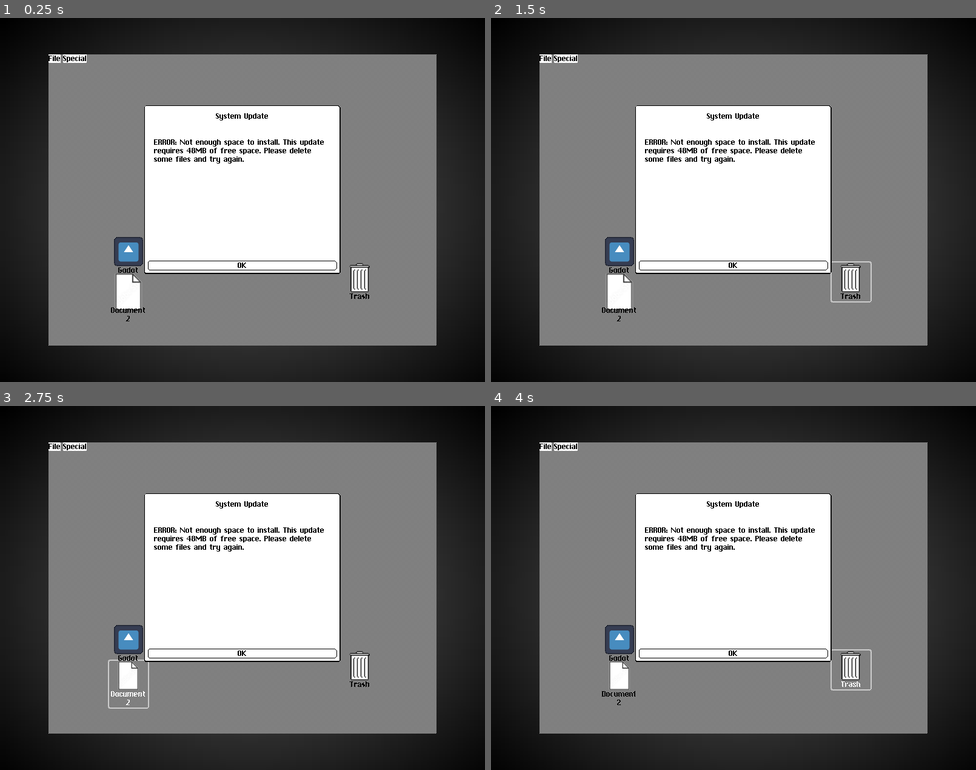
Above: before the commit, frames 1-4 (two rows, left to right).
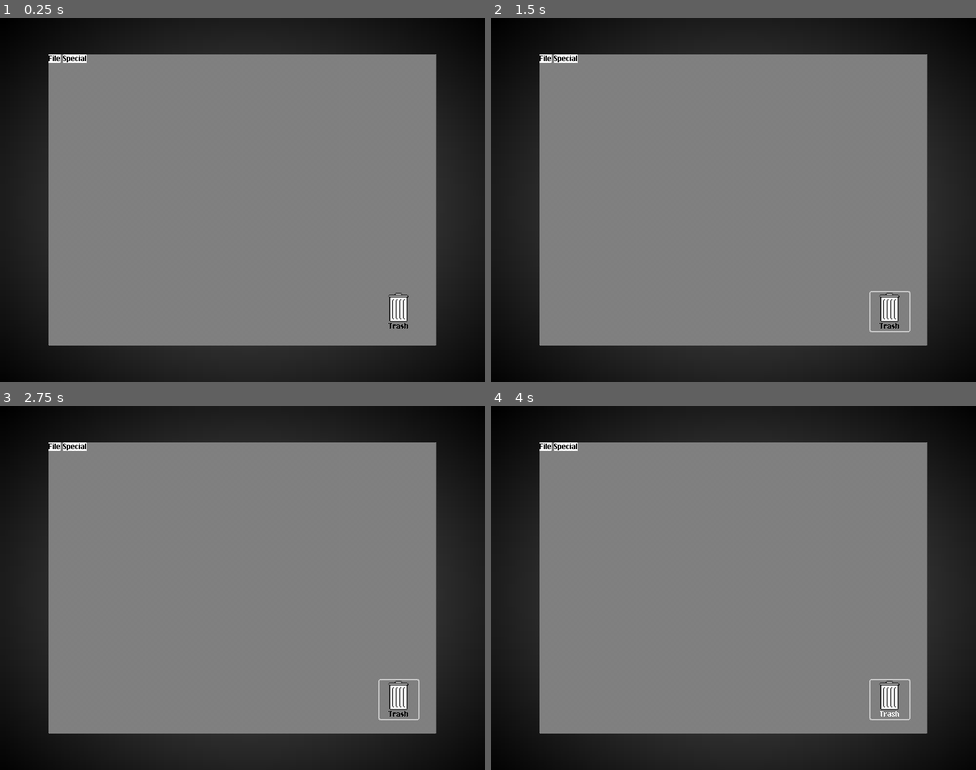
Above: after the commit, the same moments.

Repository: ee0pdt/gwj-78-erase
Game: Godot game, scene res://main.tscn
The game is run twice, just before and just after one commit, with the same random seed, the same clock (stepped at 60 frames per second) and the same inputs. The engine's default icon, where the game draws it, is replaced by a stand-in: a white triangle on a blue panel in a dark square.
Inputs (mouse positions are in pixels of both pictures, inside the frame that each line leads up to):
- Up to frame 1 (0.25 s): no input
- Up to frame 2 (1.5 s): click "Trash" at 0.5 s; click (689, 254) at 1.25 s, where only the run before the commit has a clickable "Document"
- Up to frame 3 (2.75 s): click (126, 682) at 2 s, where only the run before the commit has a clickable "Document 2"
- Up to frame 4 (4 s): click (617, 642) at 2.75 s, where only the run before the commit has a clickable "Godot"; click "Trash" at 3.5 s

The runs differ from the first frame. In frame 1, 54% of the frame differs, in the area x 10-90%, y 10-90%; in frame 2, 54%; in frame 3, 54%; in frame 4, 54%.

Commit message:
Setup all the scenes

Diff:
--- a/desktop/desktop.gd
+++ b/desktop/desktop.gd
@@ -1,14 +1,30 @@
 extends PanelContainer
+
 
 signal document_dropped(data, drop_position)
 
 
+# In your main scene
+func _ready():
+	# Set up the panel (drop target)
+	self.document_dropped.connect(_on_document_dropped)
+	#%Trash.pressed.connect(_on_document_clicked)
+
+
 func _can_drop_data(_position, data):
+	print("_can_drop_data", data)
 	# Check if the incoming drag data is a document
 	return typeof(data) == TYPE_DICTIONARY and data.has("type")
 
 
 func _drop_data(at_position, data):
 	# Emit signal with the drop data and position
-	print(data, at_position)
 	document_dropped.emit(data, at_position)
+
+
+func _on_document_dropped(data, drop_position):
+	print("_on_document_dropped")
+	# Handle the drop - e.g., move the document to the new position
+	var doc_node = data.model
+	if doc_node:
+		doc_node.global_position = drop_position
--- /dev/null
+++ b/desktop/desktop.tscn
@@ -0,0 +1,34 @@
+[gd_scene load_steps=5 format=3 uid="uid://ci6s5avk5f0ju"]
+
+[ext_resource type="Theme" uid="uid://cmnrvs380oc6u" path="res://themes/os1_mono.tres" id="1_xkt3d"]
+[ext_resource type="Script" uid="uid://pjn5egmtl16x" path="res://desktop/desktop.gd" id="2_irqsv"]
+[ext_resource type="Texture2D" uid="uid://qyfy5t08yk3q" path="res://assets/images/os1_bkg.png" id="3_hbe16"]
+[ext_resource type="PackedScene" uid="uid://bepushbvyj688" path="res://file_system_items/trash/trash.tscn" id="4_6vopt"]
+
+[node name="Desktop" type="PanelContainer"]
+anchors_preset = 8
+anchor_left = 0.5
+anchor_top = 0.5
+anchor_right = 0.5
+anchor_bottom = 0.5
+offset_left = -321.0
+offset_top = -240.0
+offset_right = 319.0
+offset_bottom = 240.0
+grow_horizontal = 2
+grow_vertical = 2
+theme = ExtResource("1_xkt3d")
+script = ExtResource("2_irqsv")
+
+[node name="DesktopBackground" type="TextureRect" parent="."]
+layout_mode = 2
+texture = ExtResource("3_hbe16")
+stretch_mode = 1
+
+[node name="Trash" parent="DesktopBackground" instance=ExtResource("4_6vopt")]
+unique_name_in_owner = true
+layout_mode = 0
+offset_left = 547.0
+offset_top = 392.0
+offset_right = 611.0
+offset_bottom = 456.0
--- /dev/null
+++ b/empty_trash_dialog/empty_trash_dialog.tscn
@@ -0,0 +1,12 @@
+[gd_scene load_steps=2 format=3 uid="uid://wyj22wjeccw6"]
+
+[ext_resource type="Theme" uid="uid://cmnrvs380oc6u" path="res://themes/os1_mono.tres" id="1_nvpd0"]
+
+[node name="EmptyTrashDialog" type="ConfirmationDialog"]
+auto_translate_mode = 1
+title = "Empty Trash"
+initial_position = 2
+size = Vector2i(462, 106)
+theme = ExtResource("1_nvpd0")
+dialog_text = "Are you sure you want to delete all the items in the trash? This cannot be undone."
+dialog_autowrap = true
--- /dev/null
+++ b/file_system_items/application/application.tscn
@@ -0,0 +1,16 @@
+[gd_scene load_steps=3 format=3 uid="uid://dmf3a1es3sgi4"]
+
+[ext_resource type="Texture2D" uid="uid://7t1a23q1qagy" path="res://icon.svg" id="1_0a6u3"]
+[ext_resource type="Script" uid="uid://dmdsd5sq65irp" path="res://file_system_items/application/application.gd" id="2_sy4et"]
+
+[node name="Application" type="Button"]
+offset_right = 64.0
+offset_bottom = 64.0
+text = "Godot"
+icon = ExtResource("1_0a6u3")
+flat = true
+autowrap_mode = 1
+icon_alignment = 1
+vertical_icon_alignment = 2
+expand_icon = true
+script = ExtResource("2_sy4et")
--- /dev/null
+++ b/file_system_items/document/document.tscn
@@ -0,0 +1,16 @@
+[gd_scene load_steps=3 format=3 uid="uid://d4c8dtd2jia1d"]
+
+[ext_resource type="Texture2D" uid="uid://c8l3nhsy06asv" path="res://assets/images/document.png" id="1_rogos"]
+[ext_resource type="Script" uid="uid://bykqjgpcn73br" path="res://file_system_items/document/document.gd" id="2_u5wlp"]
+
+[node name="Document" type="Button"]
+offset_right = 89.0
+offset_bottom = 64.0
+text = "Document"
+icon = ExtResource("1_rogos")
+flat = true
+icon_alignment = 1
+vertical_icon_alignment = 2
+expand_icon = true
+script = ExtResource("2_u5wlp")
+file_size = 7.5
--- a/file_system_item/file_system_item.gd
+++ b/file_system_items/file_system_item/file_system_item.gd
@@ -24,6 +24,7 @@
 	preview.text = self.text
 	preview.icon_alignment = self.icon_alignment
 	preview.vertical_icon_alignment = self.vertical_icon_alignment
+	preview.alignment = self.alignment
 	preview.flat = true
 
 	set_drag_preview(preview)
--- a/trash/trash.gd
+++ b/file_system_items/trash/trash.gd
@@ -1,6 +1,7 @@
 extends FileSystemItem
 
 @export_file() var hover_icon_file
+@export_node_path() var screen
 
 var original_icon := icon
 var contents: Array[Node]
@@ -29,7 +30,7 @@
 	match what:
 		NOTIFICATION_MOUSE_ENTER:
 			# Handle mouse hover enter
-			if %Screen.gui_is_dragging():
+			if screen and screen.gui_is_dragging():
 				icon = hover_icon
 		NOTIFICATION_MOUSE_EXIT:
 			# Handle mouse hover exit
--- /dev/null
+++ b/file_system_items/trash/trash.tscn
@@ -0,0 +1,18 @@
+[gd_scene load_steps=3 format=3 uid="uid://bepushbvyj688"]
+
+[ext_resource type="Texture2D" uid="uid://dbx7n44neu5r7" path="res://assets/images/trash.png" id="1_mob3s"]
+[ext_resource type="Script" uid="uid://dtb75nehl5f26" path="res://file_system_items/trash/trash.gd" id="2_p404l"]
+
+[node name="Trash" type="Button"]
+offset_right = 64.0
+offset_bottom = 64.0
+theme_override_colors/font_outline_color = Color(0, 0, 0, 1)
+theme_override_constants/icon_max_width = 64
+text = "Trash"
+icon = ExtResource("1_mob3s")
+flat = true
+icon_alignment = 1
+vertical_icon_alignment = 2
+expand_icon = true
+script = ExtResource("2_p404l")
+hover_icon_file = "uid://7t1a23q1qagy"
--- /dev/null
+++ b/install_window/install_window.tscn
@@ -0,0 +1,21 @@
+[gd_scene load_steps=2 format=3 uid="uid://cwrx8tafveswp"]
+
+[ext_resource type="Script" uid="uid://cgvc3brkqnpix" path="res://window_2.gd" id="1_gnn15"]
+
+[node name="Install window" type="Window"]
+auto_translate_mode = 1
+title = "Installation"
+initial_position = 1
+size = Vector2i(320, 240)
+visible = false
+min_size = Vector2i(120, 120)
+max_size = Vector2i(640, 480)
+keep_title_visible = true
+script = ExtResource("1_gnn15")
+
+[node name="Panel" type="PanelContainer" parent="."]
+anchors_preset = 15
+anchor_right = 1.0
+anchor_bottom = 1.0
+grow_horizontal = 2
+grow_vertical = 2
--- a/main.gd
+++ /dev/null
@@ -1,19 +0,0 @@
-extends Node
-
-
-# In your main scene
-func _ready():
-	# Set up the panel (drop target)
-	%Desktop.document_dropped.connect(_on_document_dropped)
-	%Trash.pressed.connect(_on_document_clicked)
-
-
-func _on_document_clicked():
-	print("Document clicked!")
-
-
-func _on_document_dropped(data, drop_position):
-	# Handle the drop - e.g., move the document to the new position
-	var doc_node = data.model
-	if doc_node:
-		doc_node.global_position = drop_position
--- a/main.tscn
+++ b/main.tscn
@@ -1,17 +1,6 @@
-[gd_scene load_steps=15 format=3 uid="uid://bo20ipot6i628"]
+[gd_scene load_steps=4 format=3 uid="uid://bo20ipot6i628"]
 
-[ext_resource type="Script" uid="uid://dgkxfcbe50k2v" path="res://main.gd" id="1_lquwl"]
-[ext_resource type="Script" uid="uid://cgvc3brkqnpix" path="res://window_2.gd" id="2_0xm2m"]
-[ext_resource type="Script" uid="uid://pjn5egmtl16x" path="res://desktop/desktop.gd" id="2_1bvp3"]
-[ext_resource type="Texture2D" uid="uid://dbx7n44neu5r7" path="res://assets/images/trash.png" id="2_h2yge"]
-[ext_resource type="Theme" uid="uid://cmnrvs380oc6u" path="res://themes/os1_mono.tres" id="3_efxa6"]
-[ext_resource type="Script" uid="uid://dtb75nehl5f26" path="res://trash/trash.gd" id="4_1bvp3"]
-[ext_resource type="Texture2D" uid="uid://qyfy5t08yk3q" path="res://assets/images/os1_bkg.png" id="5_dg77c"]
-[ext_resource type="Script" uid="uid://bykqjgpcn73br" path="res://document/document.gd" id="6_7mycd"]
-[ext_resource type="Texture2D" uid="uid://c8l3nhsy06asv" path="res://assets/images/document.png" id="6_272bh"]
-[ext_resource type="Script" uid="uid://bgsgt0niuif7a" path="res://menu_bar/menu_bar.gd" id="8_5vw27"]
-[ext_resource type="Texture2D" uid="uid://7t1a23q1qagy" path="res://icon.svg" id="8_kek77"]
-[ext_resource type="Script" uid="uid://dmdsd5sq65irp" path="res://application/application.gd" id="9_4c57u"]
+[ext_resource type="PackedScene" uid="uid://cpt1rj40a0kk3" path="res://screen/screen.tscn" id="1_ig7tw"]
 
 [sub_resource type="Gradient" id="Gradient_0xm2m"]
 offsets = PackedFloat32Array(0, 0.330986, 1)
@@ -24,7 +13,6 @@
 fill_to = Vector2(1, 1)
 
 [node name="Node2D" type="Node2D"]
-script = ExtResource("1_lquwl")
 
 [node name="CanvasLayer" type="CanvasLayer" parent="."]
 
@@ -38,193 +26,5 @@
 grow_vertical = 2
 texture = SubResource("GradientTexture2D_h2yge")
 
-[node name="Screen" type="Window" parent="CanvasLayer"]
+[node name="Screen" parent="CanvasLayer" instance=ExtResource("1_ig7tw")]
 unique_name_in_owner = true
-gui_embed_subwindows = true
-initial_position = 2
-size = Vector2i(640, 480)
-borderless = true
-
-[node name="Install window" type="Window" parent="CanvasLayer/Screen"]
-auto_translate_mode = 1
-title = "Installation"
-initial_position = 1
-size = Vector2i(320, 240)
-visible = false
-min_size = Vector2i(120, 120)
-max_size = Vector2i(640, 480)
-keep_title_visible = true
-script = ExtResource("2_0xm2m")
-
-[node name="Panel" type="PanelContainer" parent="CanvasLayer/Screen/Install window"]
-anchors_preset = 15
-anchor_right = 1.0
-anchor_bottom = 1.0
-grow_horizontal = 2
-grow_vertical = 2
-
-[node name="Desktop" type="PanelContainer" parent="CanvasLayer/Screen"]
-unique_name_in_owner = true
-anchors_preset = 15
-anchor_right = 1.0
-anchor_bottom = 1.0
-grow_horizontal = 2
-grow_vertical = 2
-theme = ExtResource("3_efxa6")
-script = ExtResource("2_1bvp3")
-
-[node name="DesktopBackground" type="TextureRect" parent="CanvasLayer/Screen/Desktop"]
-layout_mode = 2
-texture = ExtResource("5_dg77c")
-stretch_mode = 1
-
-[node name="Trash" type="Button" parent="CanvasLayer/Screen/Desktop/DesktopBackground"]
-unique_name_in_owner = true
-layout_mode = 0
-offset_left = 482.0
-offset_top = 342.99
-offset_right = 546.0
-offset_bottom = 406.99
-theme_override_colors/font_outline_color = Color(0, 0, 0, 1)
-theme_override_constants/icon_max_width = 64
-text = "Trash"
-icon = ExtResource("2_h2yge")
-flat = true
-icon_alignment = 1
-vertical_icon_alignment = 2
-expand_icon = true
-script = ExtResource("4_1bvp3")
-hover_icon_file = "uid://7t1a23q1qagy"
-
-[node name="Document" type="Button" parent="CanvasLayer/Screen/Desktop/DesktopBackground"]
-unique_name_in_owner = true
-layout_mode = 0
-offset_left = 200.0
-offset_top = 300.0
-offset_right = 289.0
-offset_bottom = 364.0
-text = "Document"
-icon = ExtResource("6_272bh")
-flat = true
-icon_alignment = 1
-vertical_icon_alignment = 2
-expand_icon = true
-script = ExtResource("6_7mycd")
-file_size = 7.5
-
-[node name="Document2" type="Button" parent="CanvasLayer/Screen/Desktop/DesktopBackground"]
-unique_name_in_owner = true
-layout_mode = 0
-offset_left = 100.0
-offset_top = 360.0
-offset_right = 164.0
-offset_bottom = 437.0
-text = "Document 2"
-icon = ExtResource("6_272bh")
-flat = true
-autowrap_mode = 1
-icon_alignment = 1
-vertical_icon_alignment = 2
-expand_icon = true
-script = ExtResource("6_7mycd")
-file_size = 12.5
-
-[node name="Application" type="Button" parent="CanvasLayer/Screen/Desktop/DesktopBackground"]
-unique_name_in_owner = true
-layout_mode = 0
-offset_left = 100.0
-offset_top = 300.0
-offset_right = 164.0
-offset_bottom = 364.0
-text = "Godot"
-icon = ExtResource("8_kek77")
-flat = true
-autowrap_mode = 1
-icon_alignment = 1
-vertical_icon_alignment = 2
-expand_icon = true
-script = ExtResource("9_4c57u")
-
-[node name="MenuBar" type="MenuBar" parent="CanvasLayer/Screen"]
-layout_direction = 2
-offset_right = 35.0
-offset_bottom = 31.0
-size_flags_horizontal = 0
-size_flags_vertical = 0
-theme = ExtResource("3_efxa6")
-prefer_global_menu = false
-script = ExtResource("8_5vw27")
-
-[node name="FileMenu" type="PopupMenu" parent="CanvasLayer/Screen/MenuBar"]
-title = "File"
-item_count = 1
-item_0/text = "Get Info"
-item_0/id = 0
-
-[node name="SpecialMenu" type="PopupMenu" parent="CanvasLayer/Screen/MenuBar"]
-auto_translate_mode = 1
-title = "Special"
-item_count = 1
-item_0/text = "Empty Trash"
-item_0/id = 0
-
-[node name="EmptyTrashDialog" type="ConfirmationDialog" parent="CanvasLayer/Screen"]
-unique_name_in_owner = true
-title = "Empty Trash"
-initial_position = 2
-size = Vector2i(462, 106)
-theme = ExtResource("3_efxa6")
-dialog_text = "Are you sure you want to delete all the items in the trash? This cannot be undone."
-dialog_autowrap = true
-
-[node name="SystemUpdateWindow" type="Window" parent="CanvasLayer/Screen"]
-title = "System Update"
-initial_position = 1
-size = Vector2i(320, 240)
-unresizable = true
-theme = ExtResource("3_efxa6")
-
-[node name="PanelContainer" type="PanelContainer" parent="CanvasLayer/Screen/SystemUpdateWindow"]
-anchors_preset = 15
-anchor_right = 1.0
-anchor_bottom = 1.0
-grow_horizontal = 2
-grow_vertical = 2
-
-[node name="MarginContainer" type="MarginContainer" parent="CanvasLayer/Screen/SystemUpdateWindow/PanelContainer"]
-layout_mode = 2
-theme_override_constants/margin_left = 4
-theme_override_constants/margin_top = 4
-theme_override_constants/margin_right = 4
-theme_override_constants/margin_bottom = 4
-
-[node name="VBoxContainer" type="VBoxContainer" parent="CanvasLayer/Screen/SystemUpdateWindow/PanelContainer/MarginContainer"]
-layout_mode = 2
-
-[node name="HBoxContainer" type="HBoxContainer" parent="CanvasLayer/Screen/SystemUpdateWindow/PanelContainer/MarginContainer/VBoxContainer"]
-layout_mode = 2
-
-[node name="MarginContainer" type="MarginContainer" parent="CanvasLayer/Screen/SystemUpdateWindow/PanelContainer/MarginContainer/VBoxContainer"]
-layout_mode = 2
-size_flags_vertical = 3
-theme_override_constants/margin_left = 10
-theme_override_constants/margin_top = 10
-theme_override_constants/margin_right = 10
-theme_override_constants/margin_bottom = 10
-
-[node name="RichTextLabel" type="RichTextLabel" parent="CanvasLayer/Screen/SystemUpdateWindow/PanelContainer/MarginContainer/VBoxContainer/MarginContainer"]
-layout_mode = 2
-text = "ERROR: Not enough space to install. This update requires 48MB of free space. Please delete some files and try again.
-"
-
-[node name="MarginContainer2" type="MarginContainer" parent="CanvasLayer/Screen/SystemUpdateWindow/PanelContainer/MarginContainer/VBoxContainer"]
-layout_mode = 2
-size_flags_vertical = 10
-
-[node name="Button" type="Button" parent="CanvasLayer/Screen/SystemUpdateWindow/PanelContainer/MarginContainer/VBoxContainer/MarginContainer2"]
-layout_mode = 2
-text = "OK
-"
-
-[connection signal="id_pressed" from="CanvasLayer/Screen/MenuBar/FileMenu" to="CanvasLayer/Screen/MenuBar" method="_on_file_menu_id_pressed"]
-[connection signal="id_pressed" from="CanvasLayer/Screen/MenuBar/SpecialMenu" to="CanvasLayer/Screen/MenuBar" method="_on_special_menu_id_pressed"]
--- /dev/null
+++ b/menu_bar/menu_bar.tscn
@@ -0,0 +1,31 @@
+[gd_scene load_steps=3 format=3 uid="uid://jr15xa6g2paw"]
+
+[ext_resource type="Theme" uid="uid://cmnrvs380oc6u" path="res://themes/os1_mono.tres" id="1_yfghh"]
+[ext_resource type="Script" uid="uid://bgsgt0niuif7a" path="res://menu_bar/menu_bar.gd" id="2_dpqxi"]
+
+[node name="MenuBar" type="MenuBar"]
+layout_direction = 2
+offset_right = 63.0
+offset_bottom = 14.0
+size_flags_horizontal = 0
+size_flags_vertical = 0
+theme = ExtResource("1_yfghh")
+prefer_global_menu = false
+script = ExtResource("2_dpqxi")
+
+[node name="FileMenu" type="PopupMenu" parent="."]
+auto_translate_mode = 1
+title = "File"
+item_count = 1
+item_0/text = "Get Info"
+item_0/id = 0
+
+[node name="SpecialMenu" type="PopupMenu" parent="."]
+auto_translate_mode = 1
+title = "Special"
+item_count = 1
+item_0/text = "Empty Trash"
+item_0/id = 0
+
+[connection signal="id_pressed" from="FileMenu" to="." method="_on_file_menu_id_pressed"]
+[connection signal="id_pressed" from="SpecialMenu" to="." method="_on_special_menu_id_pressed"]
--- a/project.godot
+++ b/project.godot
@@ -22,6 +22,24 @@
 window/stretch/mode="canvas_items"
 window/stretch/scale_mode="integer"
 
+[file_customization]
+
+folder_colors={
+"res://assets/": "yellow",
+"res://desktop/": "purple",
+"res://empty_trash_dialog/": "purple",
+"res://file_system_items/": "purple",
+"res://file_system_items/application/": "purple",
+"res://file_system_items/document/": "purple",
+"res://file_system_items/file_system_item/": "purple",
+"res://file_system_items/trash/": "purple",
+"res://install_window/": "purple",
+"res://menu_bar/": "purple",
+"res://screen/": "purple",
+"res://system_update_window/": "purple",
+"res://themes/": "yellow"
+}
+
 [rendering]
 
 renderer/rendering_method="gl_compatibility"
--- /dev/null
+++ b/screen/screen.tscn
@@ -0,0 +1,16 @@
+[gd_scene load_steps=3 format=3 uid="uid://cpt1rj40a0kk3"]
+
+[ext_resource type="PackedScene" uid="uid://ci6s5avk5f0ju" path="res://desktop/desktop.tscn" id="1_amvgh"]
+[ext_resource type="PackedScene" uid="uid://jr15xa6g2paw" path="res://menu_bar/menu_bar.tscn" id="2_idr0c"]
+
+[node name="Screen" type="Window"]
+auto_translate_mode = 1
+gui_embed_subwindows = true
+initial_position = 2
+size = Vector2i(640, 480)
+borderless = true
+
+[node name="Desktop" parent="." instance=ExtResource("1_amvgh")]
+unique_name_in_owner = true
+
+[node name="MenuBar" parent="." instance=ExtResource("2_idr0c")]
--- /dev/null
+++ b/system_update_window/system_update_window.tscn
@@ -0,0 +1,53 @@
+[gd_scene load_steps=2 format=3 uid="uid://ctrhmpbssr0ym"]
+
+[ext_resource type="Theme" uid="uid://cmnrvs380oc6u" path="res://themes/os1_mono.tres" id="1_jhh1y"]
+
+[node name="SystemUpdateWindow" type="Window"]
+auto_translate_mode = 1
+title = "System Update"
+initial_position = 1
+size = Vector2i(320, 240)
+unresizable = true
+theme = ExtResource("1_jhh1y")
+
+[node name="PanelContainer" type="PanelContainer" parent="."]
+anchors_preset = 15
+anchor_right = 1.0
+anchor_bottom = 1.0
+grow_horizontal = 2
+grow_vertical = 2
+
+[node name="MarginContainer" type="MarginContainer" parent="PanelContainer"]
+layout_mode = 2
+theme_override_constants/margin_left = 4
+theme_override_constants/margin_top = 4
+theme_override_constants/margin_right = 4
+theme_override_constants/margin_bottom = 4
+
+[node name="VBoxContainer" type="VBoxContainer" parent="PanelContainer/MarginContainer"]
+layout_mode = 2
+
+[node name="HBoxContainer" type="HBoxContainer" parent="PanelContainer/MarginContainer/VBoxContainer"]
+layout_mode = 2
+
+[node name="MarginContainer" type="MarginContainer" parent="PanelContainer/MarginContainer/VBoxContainer"]
+layout_mode = 2
+size_flags_vertical = 3
+theme_override_constants/margin_left = 10
+theme_override_constants/margin_top = 10
+theme_override_constants/margin_right = 10
+theme_override_constants/margin_bottom = 10
+
+[node name="RichTextLabel" type="RichTextLabel" parent="PanelContainer/MarginContainer/VBoxContainer/MarginContainer"]
+layout_mode = 2
+text = "ERROR: Not enough space to install. This update requires 48MB of free space. Please delete some files and try again.
+"
+
+[node name="MarginContainer2" type="MarginContainer" parent="PanelContainer/MarginContainer/VBoxContainer"]
+layout_mode = 2
+size_flags_vertical = 10
+
+[node name="Button" type="Button" parent="PanelContainer/MarginContainer/VBoxContainer/MarginContainer2"]
+layout_mode = 2
+text = "OK
+"
Renamed: application/application.gd -> file_system_items/application/application.gd
Renamed: application/application.gd.uid -> file_system_items/application/application.gd.uid
Renamed: document/document.gd -> file_system_items/document/document.gd
Renamed: document/document.gd.uid -> file_system_items/document/document.gd.uid
Renamed: file_system_item/file_system_item.gd.uid -> file_system_items/file_system_item/file_system_item.gd.uid
Renamed: trash/trash.gd.uid -> file_system_items/trash/trash.gd.uid
Not shown, removed: main.gd.uid
